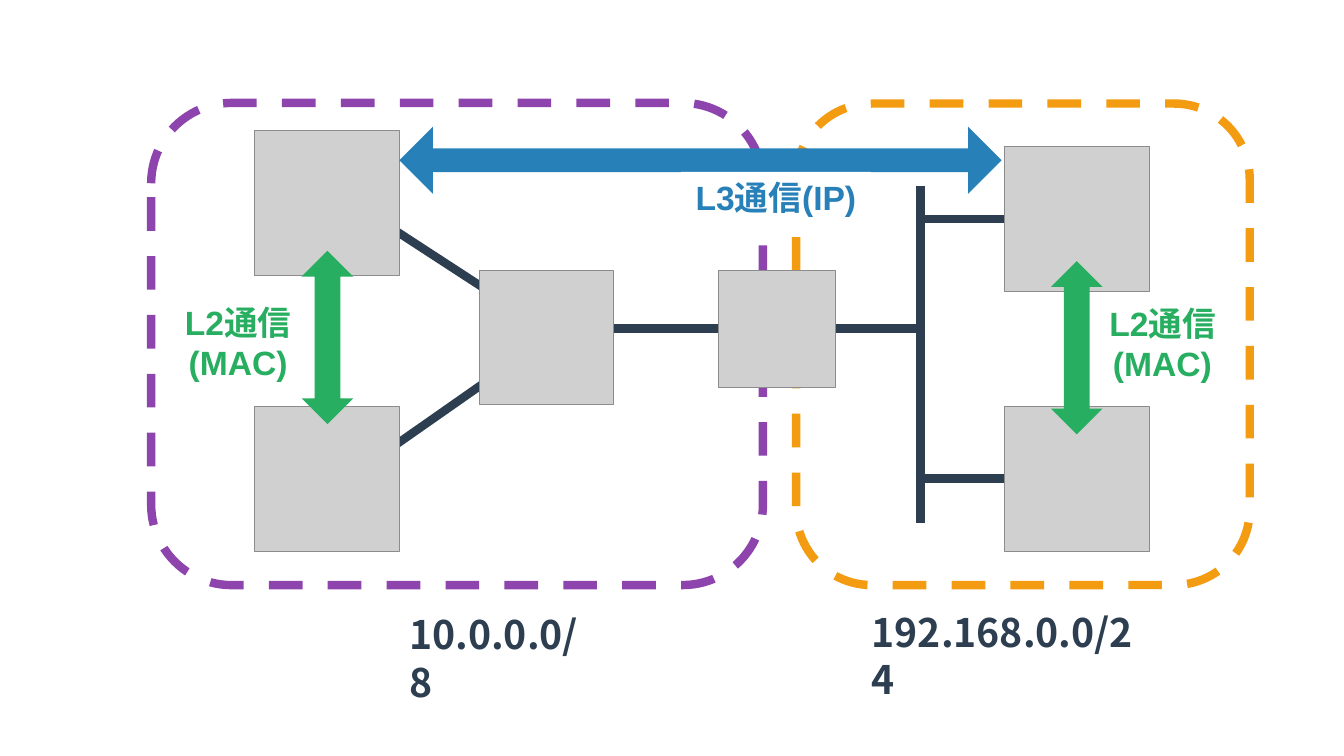
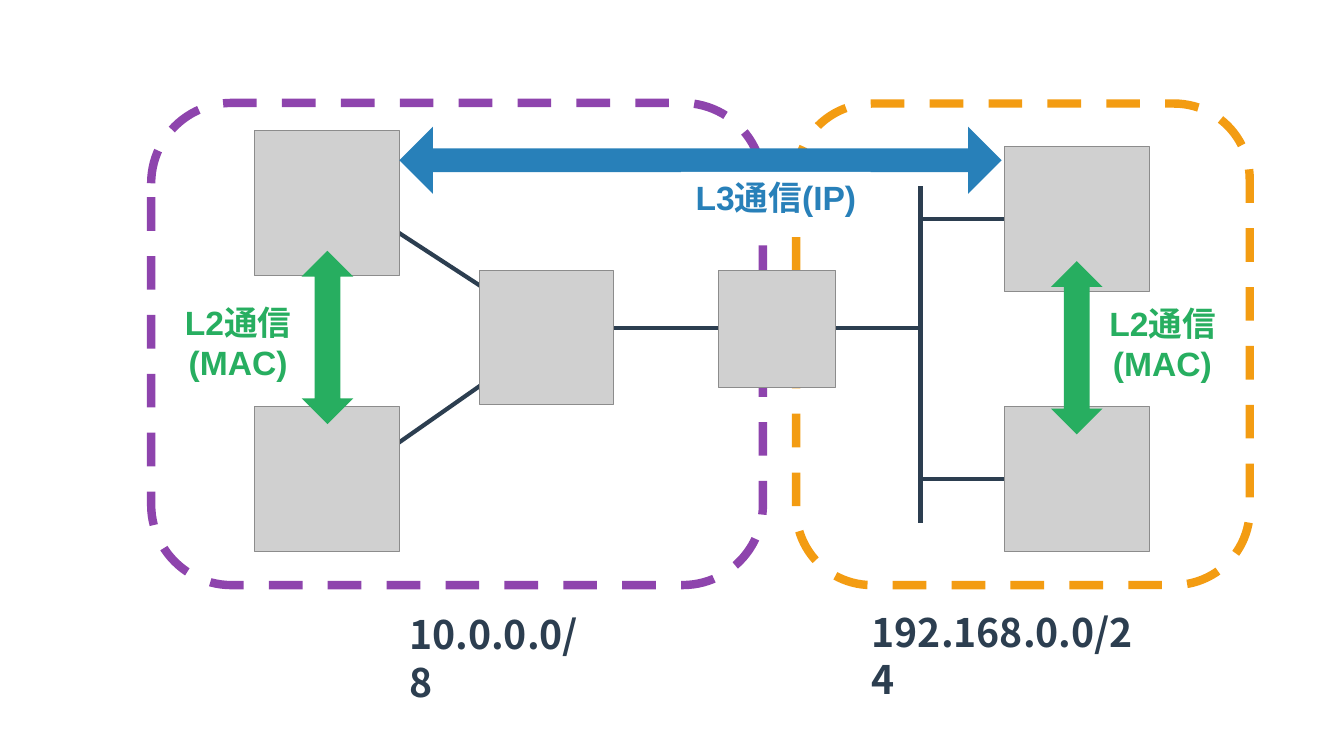
Before and after one commit to yuichi110/www.yuichi.com-network, a slide deck: slide 1 of slides/0025.pptx. Drawn at 1344x756 pixels with LibreOffice and Linux fonts; fonts in the diff are those of the drawing; grey boxes stand for pictures. Boxes give left, top, right and bottom in pixels: in the first picture for what was removed or moved away, otherwise in the second. Text is boxed around its words. In the diff, an @@ line names an element or a change of style, - is before the commit and + after.

```diff
--- a/slides/0025.pptx
+++ b/slides/0025.pptx
@@ line (343, 197) - (536, 323): stroke #2C3E50 6 pt to #2C3E50 3 pt @@
@@ line (921, 523) - (921, 186): stroke #2C3E50 6 pt to #2C3E50 3 pt @@
@@ line (1091, 219) - (919, 219): stroke #2C3E50 6 pt to #2C3E50 3 pt @@
@@ line (921, 329) - (546, 329): stroke #2C3E50 6 pt to #2C3E50 3 pt @@
@@ line (355, 474) - (524, 355): stroke #2C3E50 6 pt to #2C3E50 3 pt @@
@@ line (1093, 479) - (921, 479): stroke #2C3E50 6 pt to #2C3E50 3 pt @@
```
Also in this commit, not shown: 3 other slides changed, 1 slide added, 1 other file.
